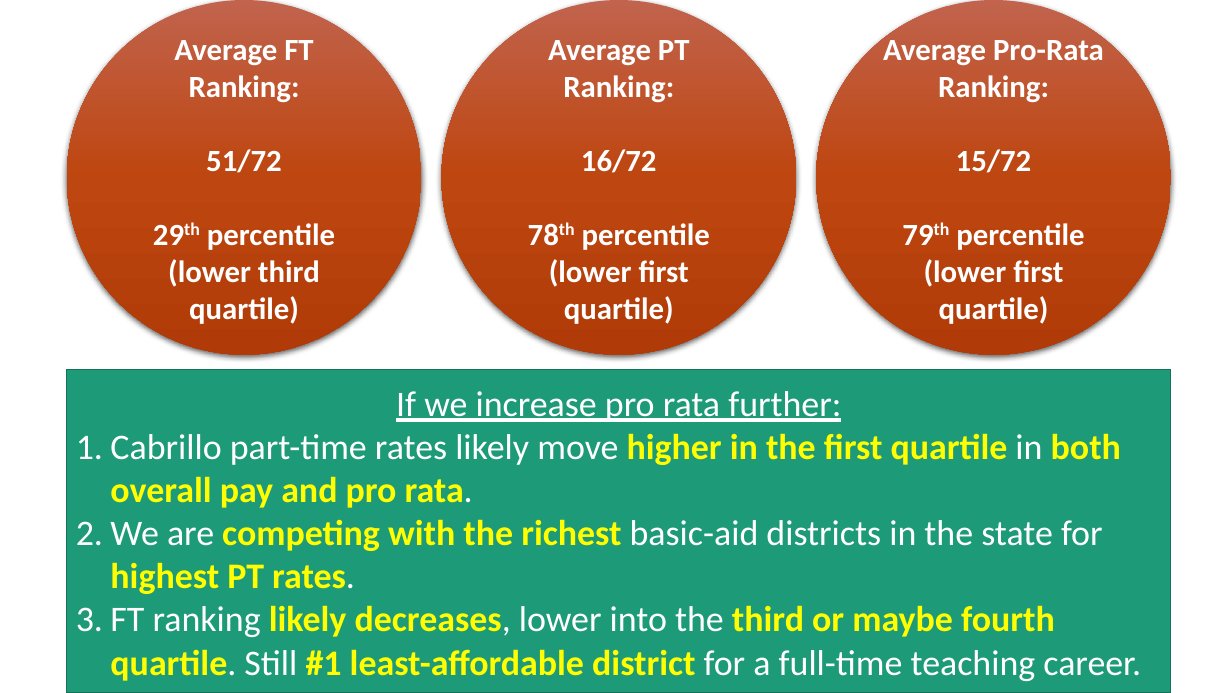
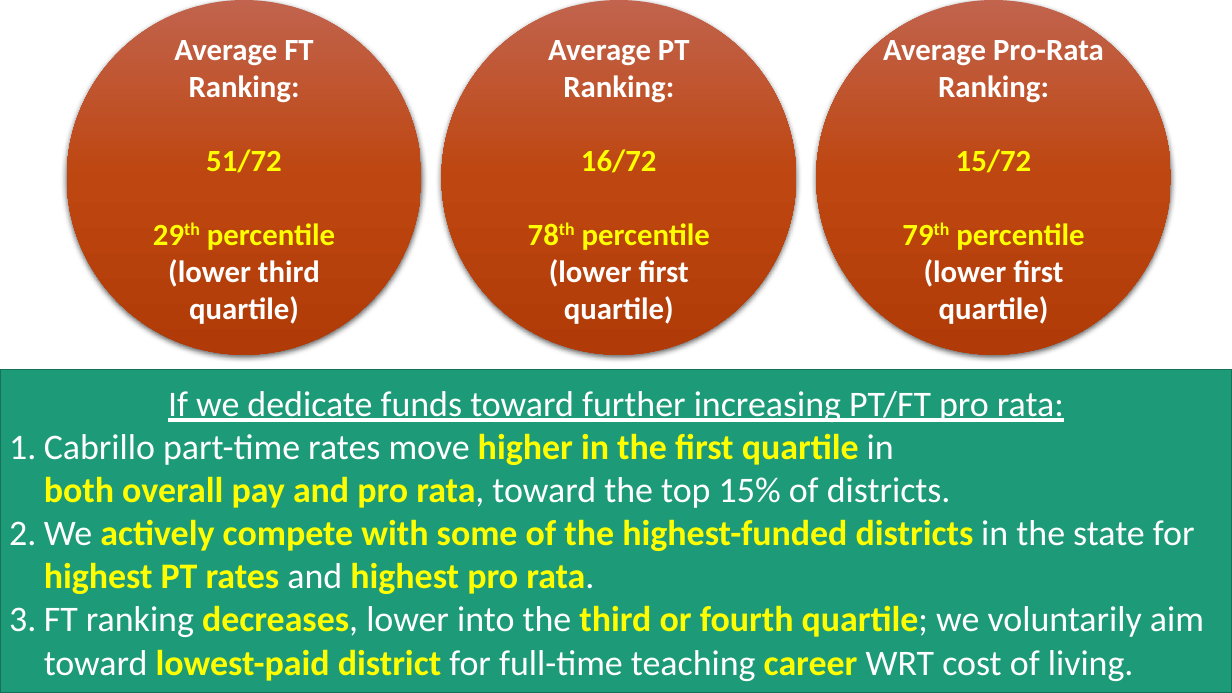
Before and after one commit to jeffreybergamini/ccc-salary-study, a slide deck: slide 12 of cabrillo-summary.pptx. Drawn at 1232x693 pixels with LibreOffice and Linux fonts; fonts in the diff are those of the drawing. Boxes give left, top, right and bottom in pixels: in the first picture for what was removed or moved away, otherwise in the second. Text is boxed around its words. In the diff, an @@ line names an element or a change of style, - is before the commit and + after.

```diff
--- a/cabrillo-summary.pptx
+++ b/cabrillo-summary.pptx
@@ text in ellipse at <box>206,149,335,250</box>: text colour #FFFFFF to #FFFF00 in "51/72", "29th percentile" @@
@@ text in ellipse at <box>581,149,710,250</box>: text colour #FFFFFF to #FFFF00 in "16/72", "78th percentile" @@
@@ text in ellipse at <box>956,149,1084,250</box>: text colour #FFFFFF to #FFFF00 in "15/72", "79th percentile" @@
@@ rectangle "If we dedicate funds toward ...": place and size @@
-rectangle "If we dedicate funds toward ..." at <box>67,370,1171,693</box>
+rectangle "If we dedicate funds toward ..." at <box>0,370,1232,693</box>
@@ text in rectangle at <box>44,391,1204,681</box>: text changed @@
-If we increase pro rata further:
-1. Cabrillo part-time rates likely move higher in the first quartile in both overall pay and pro rata.
-2. We are competing with the richest basic-aid districts in the state for highest PT rates.
-3. FT ranking likely decreases, lower into the third or maybe fourth quartile. Still #1 least-affordable district for a full-time teaching career.
+If we dedicate funds toward further increasing PT/FT pro rata:
+1. Cabrillo part-time rates move higher in the first quartile in
+   both overall pay and pro rata, toward the top 15% of districts.
+2. We actively compete with some of the highest-funded districts in the state for highest PT rates and highest pro rata.
+3. FT ranking decreases, lower into the third or fourth quartile; we voluntarily aim toward lowest-paid district for full-time teaching career WRT cost of living.
```
Also in this commit, not shown: 11 other slides changed, 1 other file.
